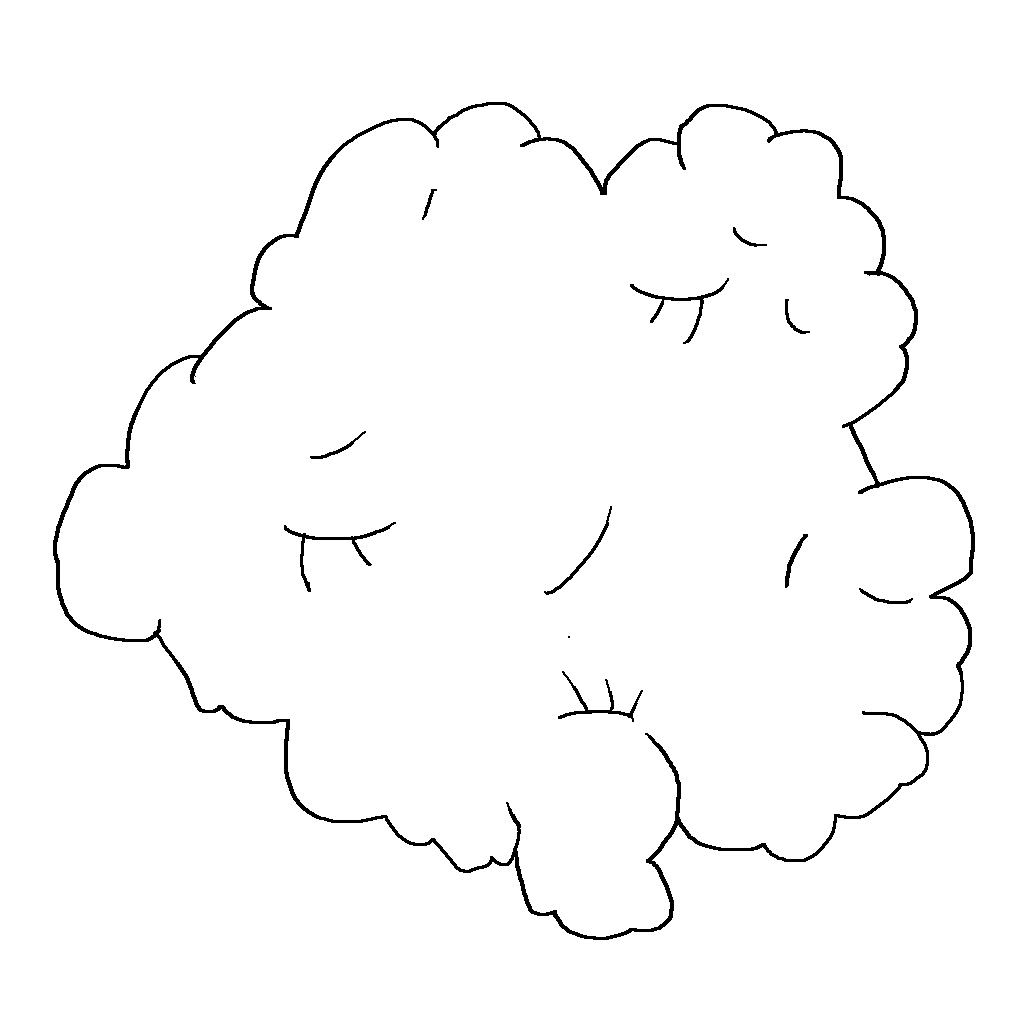
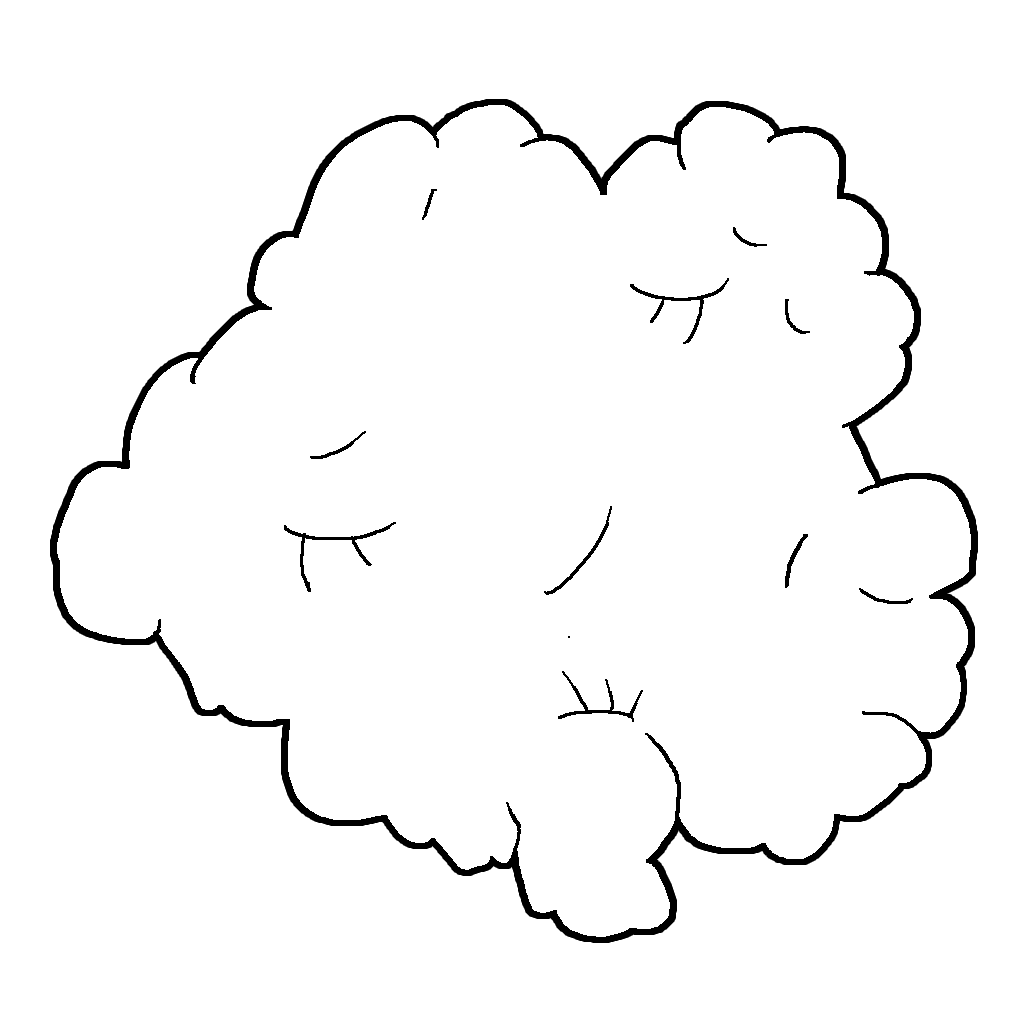
Layer changes from the first 1028 × 1028 image to the second:
pixels changed over box(50, 99, 978, 943) (layer not identified)
